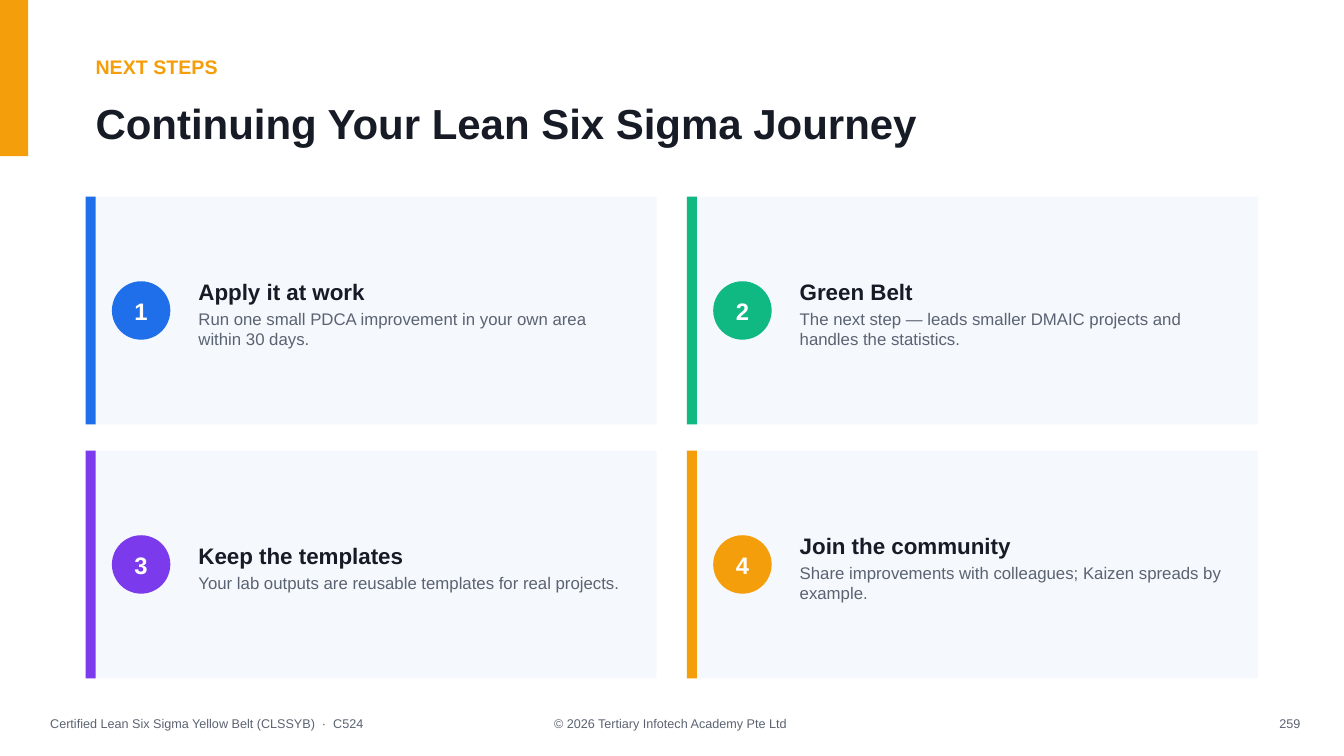
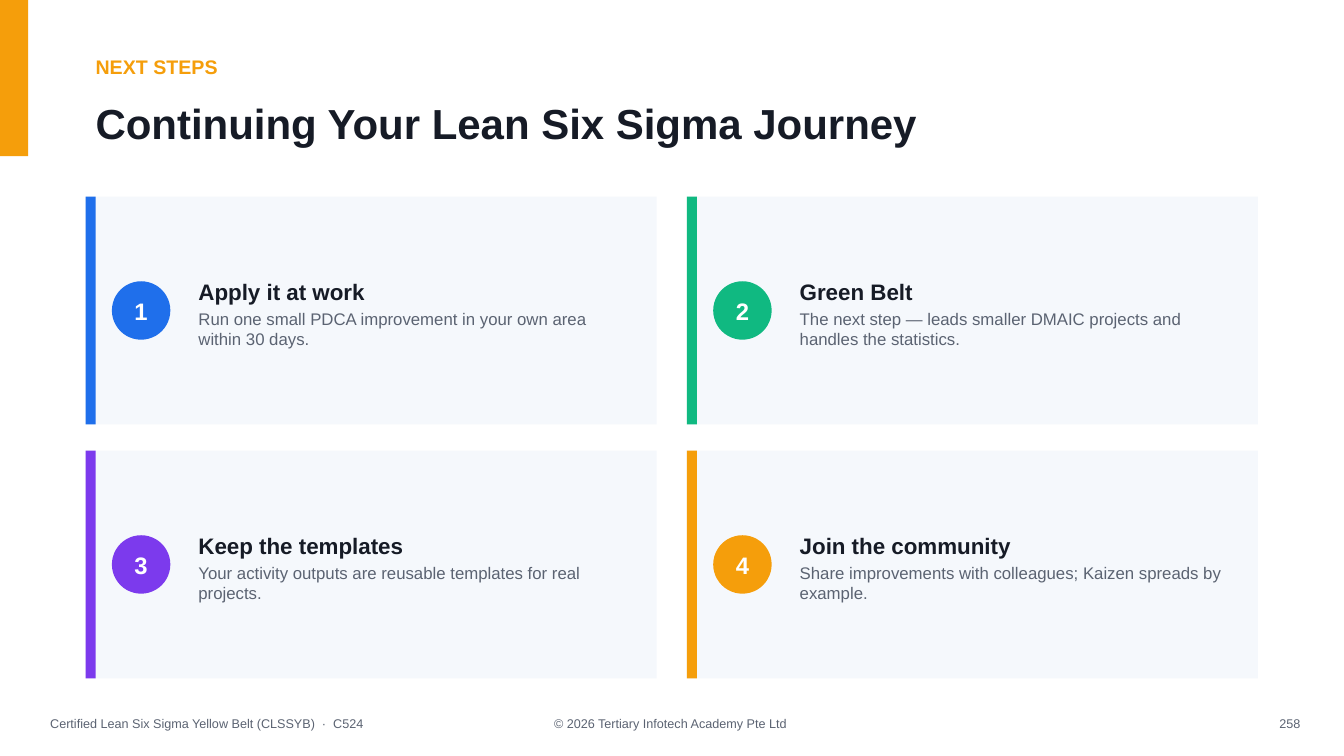
Before and after one commit to tertiarycourses/C524-Certified-Lean-Six-Sigma-Yellow-Belt-CLSSYB, a slide deck: slide 258 of courseware/Certified Lean Six Sigma Yellow Belt (CLSSYB)-v1.pptx (slide 259 before the commit). Drawn at 1344x756 pixels with LibreOffice and Linux fonts; fonts in the diff are those of the drawing. Boxes give left, top, right and bottom in pixels: in the first picture for what was removed or moved away, otherwise in the second. Text is boxed around its words. In the diff, an @@ line names an element or a change of style, - is before the commit and + after.

```diff
--- a/courseware/Certified Lean Six Sigma Yellow Belt (CLSSYB)-v1.pptx
+++ b/courseware/Certified Lean Six Sigma Yellow Belt (CLSSYB)-v1.pptx
@@ text at bbox=[198, 567, 580, 603]: text changed @@
-Your lab outputs are reusable templates for real projects.
+Your activity outputs are reusable templates for real projects.
```
Also in this commit, not shown: 252 other slides changed, 1 slide removed, 13 other files.
